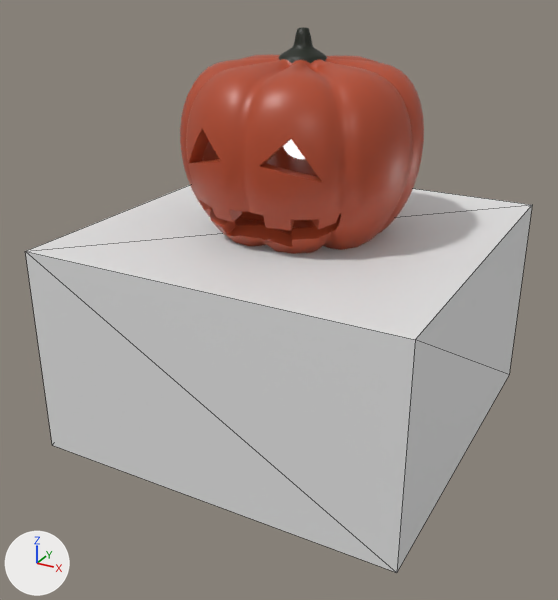
One commit to the glTF model 3Dmodels/pampkin.glb: the scene before it, then after it.
Before and after are seen from a camera (50 mm lens) standing at (0.385, -0.751, 0.533) and looking at (-0.008, -0.037, 0.176). The lights are fixed; the arrows at lower left show +X, +Y and +Z. Mesh edges are drawn as thin lines on the coarser meshes. Where no turn or scale is listed for an object, it has been applied to the vertices.

The first picture shows 'Cube', '立方体'.
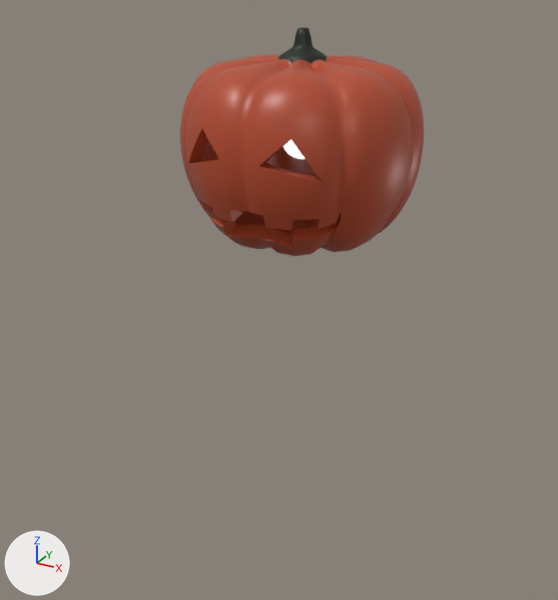
The newer file is also turned or shifted as a whole; pictures and numbers use the older file's frame.

Location of each change, [x1, y1, x2, y2] in pixels of the pictures (558 x 600 px):
'立方体', deleted
    before: [25, 185, 532, 573]

The change, as a list of edits to the scene's bpy script:
```text
Remove ob_立方体:
    ob_立方体 = bpy.data.objects.new('立方体', me_立方体)
    ob_立方体.location = (0.0, 0.0, 0.135)
```
